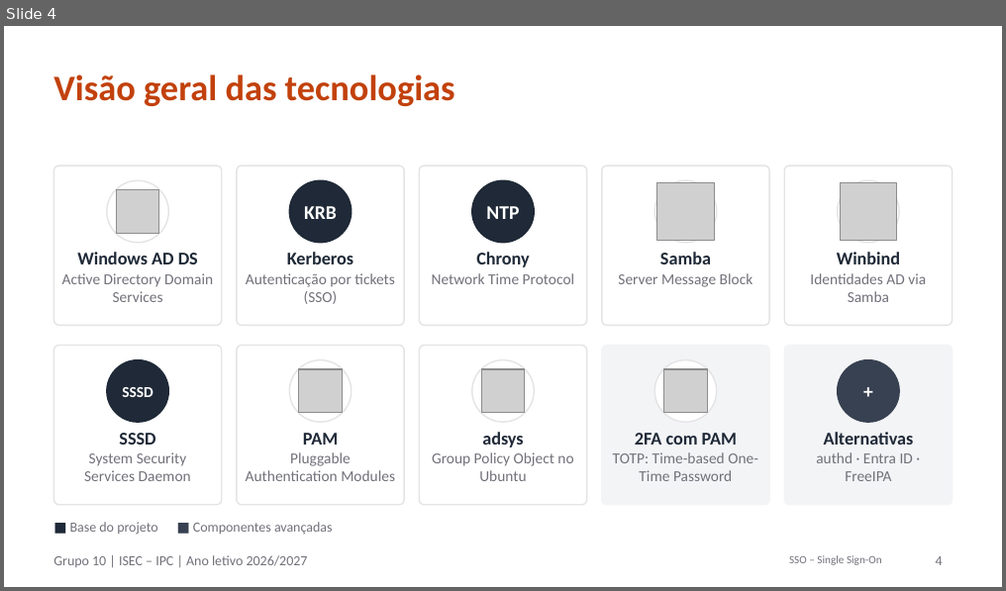
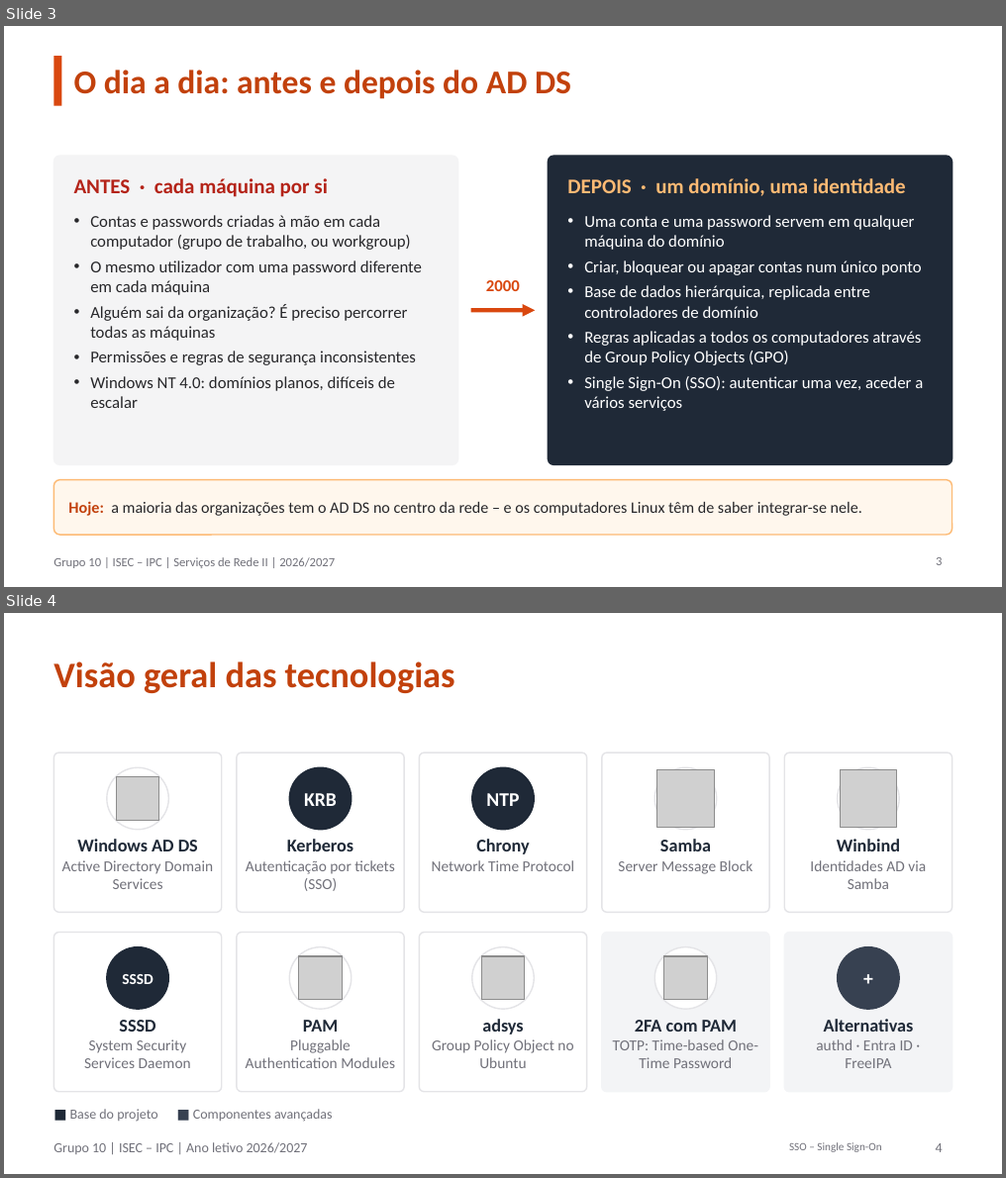
Before and after one commit to orlandonss/TrabalhoSR2, a slide deck: Apresentacoes_Workshop/SR2-2627-Workshop-Grp10-Apresentação-A-resumida.pptx. Shown one above the other, each under a label of ours: slide 4 before the commit, slides 3 and 4 after it. The pictures are 1006x591 and 1006x1178 pixels, drawn with LibreOffice and Linux fonts; fonts in the diff are those of the drawing; grey boxes stand for pictures. Boxes give left, top, right and bottom in pixels: in the first picture for what was removed or moved away, otherwise in the second. Text is boxed around its words. In the diff, an @@ line names an element or a change of style, - is before the commit and + after.

```diff
--- a/Apresentacoes_Workshop/SR2-2627-Workshop-Grp10-Apresentação-A-resumida.pptx
+++ b/Apresentacoes_Workshop/SR2-2627-Workshop-Grp10-Apresentação-A-resumida.pptx
@@ slide 3 added at [4,26,1002,587], background #FFFFFF @@
@@ rectangle added at [54,56,61,106], fill #D9480F @@
@@ title added at [74,70,571,99], 24 pt, text #C2410C, bold @@
+O dia a dia: antes e depois do AD DS
@@ rounded rectangle added at [54,156,458,466], fill #F4F4F5, outline #F4F4F5 1 pt @@
@@ rounded rectangle added at [548,156,952,466], fill #1F2937, outline #1F2937 1 pt @@
@@ text added at [74,178,327,197], 15 pt, text #B42318, bold @@
+ANTES · cada máquina por si
@@ text added at [567,178,906,196], 15 pt, text #FDBA74, bold @@
+DEPOIS · um domínio, uma identidade
@@ text added at [90,215,422,408], 12 pt, text #27272A @@
+• Contas e passwords criadas à mão em cada computador (grupo de trabalho, ou workgroup)
+• O mesmo utilizador com uma password diferente em cada máquina
+• Alguém sai da organização? É preciso percorrer todas as máquinas
+• Permissões e regras de segurança inconsistentes
+• Windows NT 4.0: domínios planos, difíceis de escalar
@@ text added at [584,215,923,411], 12 pt, text #FFFFFF @@
+• Uma conta e uma password servem em qualquer máquina do domínio
+• Criar, bloquear ou apagar contas num único ponto
+• Base de dados hierárquica, replicada entre controladores de domínio
+• Regras aplicadas a todos os computadores através de Group Policy Objects (GPO)
+• Single Sign-On (SSO): autenticar uma vez, aceder a vários serviços
@@ text added at [486,280,520,291], 12 pt, text #D9480F, bold @@
+2000
@@ arrow added from (471, 310) to (535, 310), #D9480F 3 pt @@
@@ rounded rectangle added at [54,480,952,535], fill #FFF7ED, outline #FDBA74 1 pt @@
@@ text added at [68,501,862,516], 11.5 pt, text #27272A @@
+Hoje: a maioria das organizações tem o AD DS no centro da rede – e os computadores Linux têm de saber integrar-se nele.
@@ text added at [54,558,335,569], 9 pt, text #71717A @@
+Grupo 10 | ISEC – IPC | Serviços de Rede II | 2026/2027
@@ page number added at [936,558,942,566], 9 pt, text #71717A @@
+3
```
Also in this commit, not shown: 4 slides changed, 4 slides removed, 11 other files.
